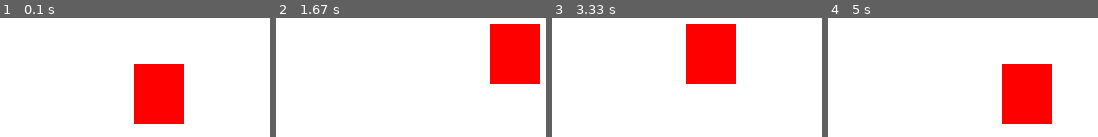
Above: before the commit, frames 1-4 (left to right).
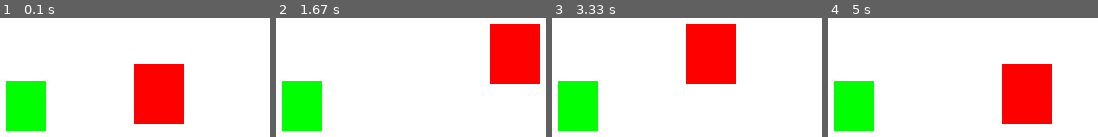
Above: after the commit, the same moments.

Repository: Douglas4GR/Game-Dev-Ideas
Game: pygame game, started from pygame/aprendendo_cores_e_formas.py
Same seed, same stepped clock (60 frames per second), same inputs: the game is played once before the commit and once after it.
Inputs:
- Up to frame 1 (0.1 s): no input
- Up to frame 2 (1.67 s): hold D 0.33-0.8 s; hold W 0.83-1.13 s; hold D 1.17-1.63 s
- Up to frame 3 (3.33 s): hold A 1.67-2.2 s; hold S 2.23-2.53 s; hold A 2.57-2.97 s; hold W from 3 s (still down)
- Up to frame 4 (5 s): release W at 3.37 s; hold D 3.4-4.03 s; hold S 4.07-4.43 s; hold A 4.47-4.93 s; hold D from 4.97 s (still down)

The runs differ from the first frame. In frame 1, 6.2% of the frame differs, in the area x 2-18%, y 52-95%; in frame 2, 6.2%; in frame 3, 6.2%; in frame 4, 6.2%.

Commit message:
pega pega entre retângulos

Diff:
--- a/pygame/aprendendo_cores_e_formas.py
+++ b/pygame/aprendendo_cores_e_formas.py
@@ -1,6 +1,7 @@
 import pygame
 from pygame.locals import *
 #from sys import exit
+from random import randint
 
 pygame.init()
 
@@ -9,6 +10,9 @@
 x = largura /2
 y = altura /2
 
+x_verde = randint(40, 760)
+y_verde = randint(40, 560)
+
 tela = pygame.display.set_mode((largura, altura))
 pygame.display.set_caption("Meu Jogo Pygame")
 relogio = pygame.time.Clock()
@@ -16,8 +20,12 @@
 #todo jogo deve rodar num loop
 running = True
 while running:
-    relogio.tick(60) #quantidade de frames por segundo
+    relogio.tick(30) #quantidade de frames por segundo
     for event in pygame.event.get():
+
+        tela.fill((255, 255, 255)) #preenche a cor de fundo
+
+
         if event.type == pygame.QUIT:
             running = False
         if pygame.key.get_pressed()[K_a]:
@@ -31,10 +39,13 @@
 
 
 
-    tela.fill((255, 255, 255)) #preenche a cor de fundo
+        ret_vermelho = pygame.draw.rect(tela, (255,0,0), (x,y,50,60)) #os parametros são organizados da seguinte maneira: onde vai ficar, qual cor vai ter, depois em qual posição ele começa (X e Y) e por fim seu tamanho
+        ret_verde = pygame.draw.rect(tela, (0,255,0), (x_verde,y_verde,40,50))
+        if ret_vermelho.colliderect(ret_verde):
+            x_verde = randint(40, 760)
+            y_verde = randint(40, 560)
 
-    pygame.draw.rect(tela, (255,0,0), (x,y,50,60)) #os parametros são organizados da seguinte maneira: onde vai ficar, qual cor vai ter, depois em qual posição ele começa (X e Y) e por fim seu tamanho
-
+        pygame.display.update()
     pygame.display.flip()
 
 pygame.quit()
